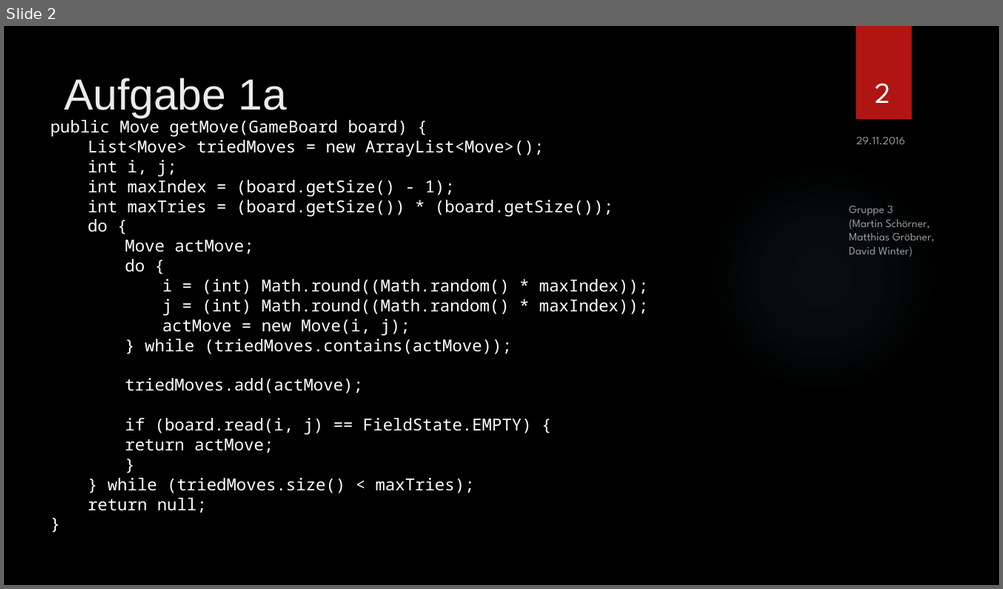
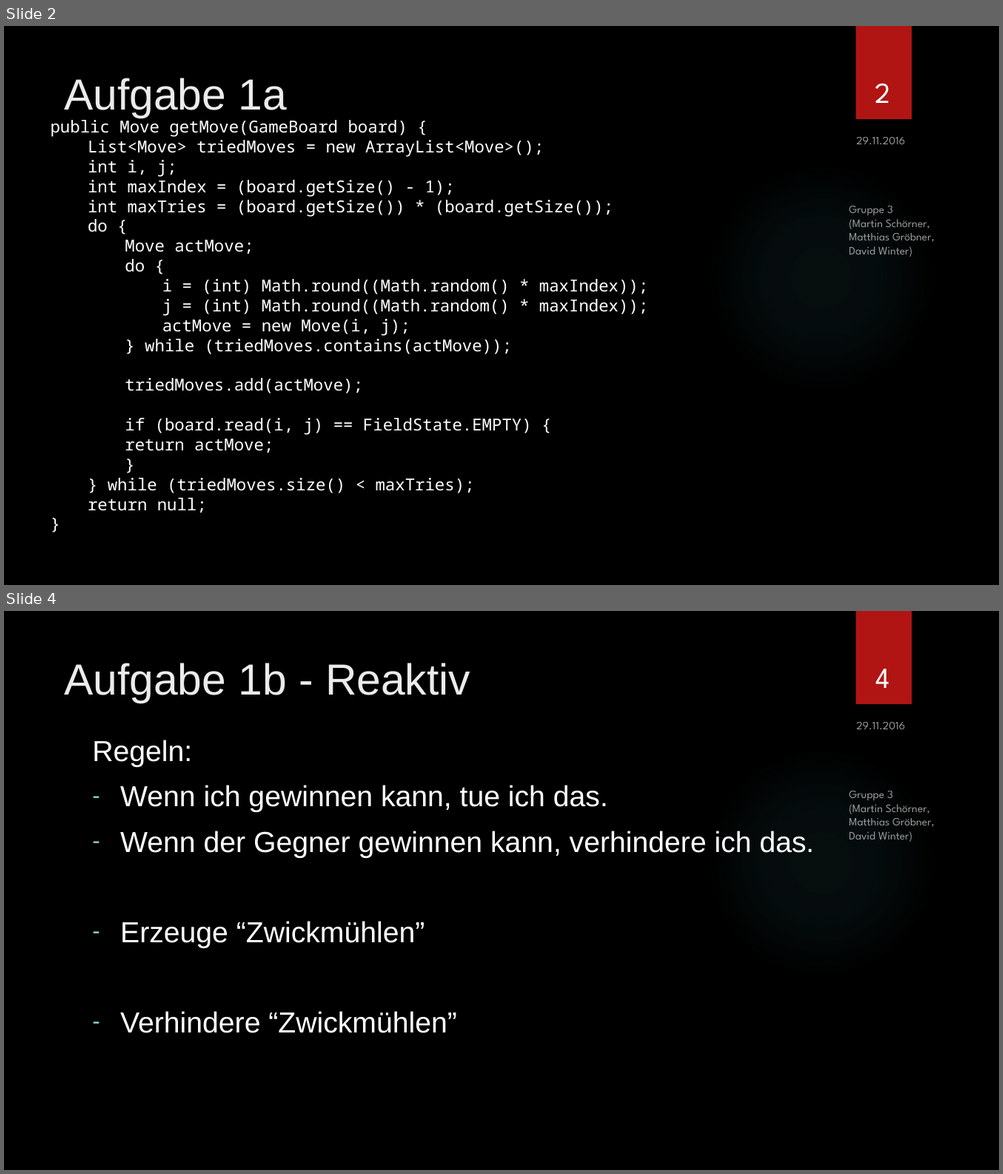
Before and after one commit to SOAS-Uni-Augsburg/ws16-17-group-03, a slide deck: Blatt-06/Präsentation.pptx. Shown one above the other, each under a label of ours: slide 2 before the commit, slides 2 and 4 after it; the slides between them are not shown. The pictures are 1003x589 and 1003x1174 pixels, drawn with LibreOffice and Linux fonts; fonts in the diff are those of the drawing; background and template pictures are left out. Boxes give left, top, right and bottom in pixels: in the first picture for what was removed or moved away, otherwise in the second. Text is boxed around its words. In the diff, an @@ line names an element or a change of style, - is before the commit and + after.

Commit message:
SOAS-6_1: code for Aufgabe c + d

```diff
--- a/Blatt-06/Präsentation.pptx
+++ b/Blatt-06/Präsentation.pptx
@@ slide 4 added at (4,611,999,1170), background picture (left out); not listed: 2 template elements that a slide beside it also shows @@
@@ title added at (64,663,470,703), 42 pt, text #EBEBEB @@
+Aufgabe 1b - Reaktiv
@@ page number added at (876,669,890,688), 28 pt, text #FFFFFF @@
+4
@@ text added at (92,740,814,1034), 28 pt, text #FFFFFF @@
+Regeln:
+– Wenn ich gewinnen kann, tue ich das.
+– Wenn der Gegner gewinnen kann, verhindere ich das.
+– Erzeuge “Zwickmühlen”
+– Verhindere “Zwickmühlen”
@@ text added at (856,722,905,729), 11 pt, text #FFFFFF at 60% opacity @@
+29.11.2016
@@ text added at (848,791,934,842), 11 pt, text #FFFFFF at 60% opacity @@
+Gruppe 3
+(Martin Schörner,
+Matthias Gröbner,
+David Winter)
```
Also in this commit, not shown: 4 slides changed, 1 other slide added, 5 other files.
